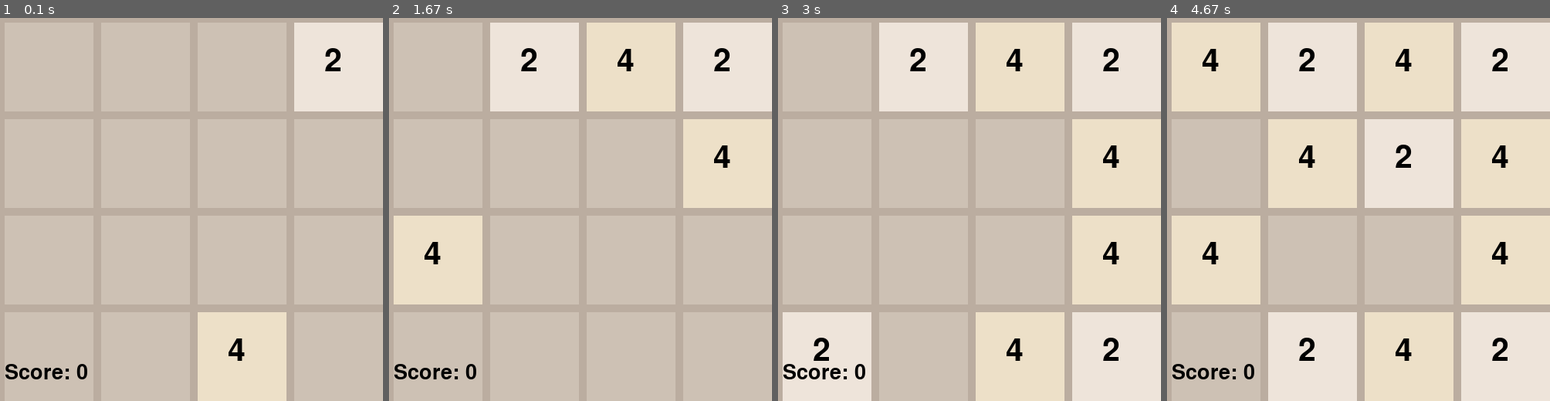
Above: before the commit, frames 1-4 (left to right).
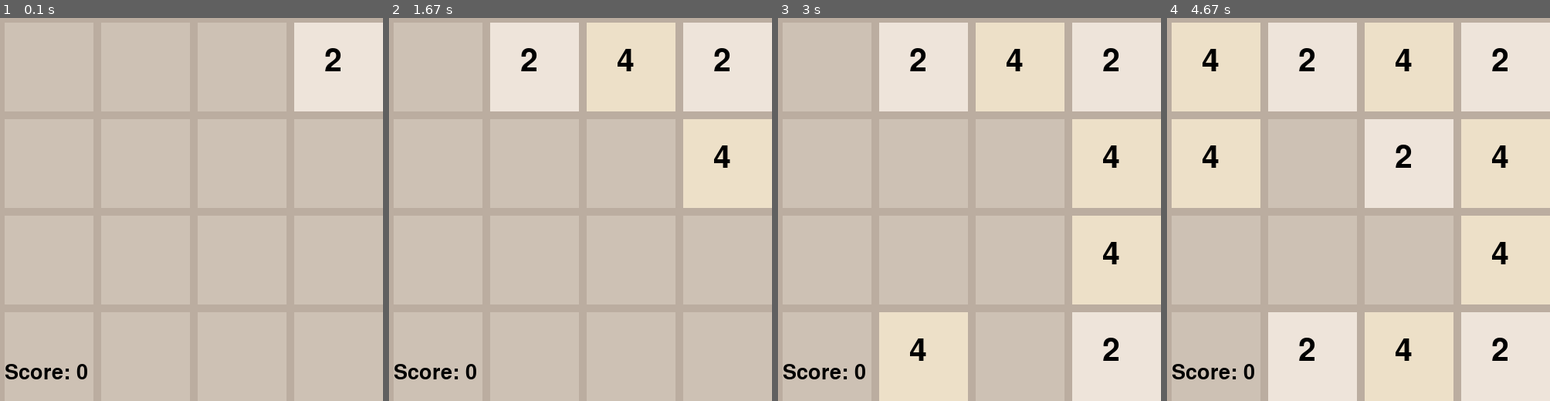
Above: after the commit, the same moments.

Repository: i0z0m/2048-pygame
Game: pygame game, started from src/2048_pygame/__main__.py
The game is run twice, just before and just after one commit, with the same random seed, the same clock (stepped at 60 frames per second) and the same inputs.
Inputs:
- Up to frame 1 (0.1 s): no input
- Up to frame 2 (1.67 s): hold Right 0.33-0.8 s; hold Up 0.83-1.13 s; hold Right 1.17-1.63 s
- Up to frame 3 (3 s): hold Right 1.67-2.2 s; hold Right 2.23-2.53 s; hold Right 2.57-2.97 s
- Up to frame 4 (4.67 s): hold Right 3-3.37 s; hold Right 3.4-4.03 s; hold Right 4.07-4.43 s; hold Right from 4.47 s (still down)

The runs differ from the first frame. In frame 1, 5.4% of the frame differs, in the area x 51-75%, y 76-100%; in frame 2, 5.4%; in frame 3, 16%; in frame 4, 16%, in the area x 1-50%, y 26-75%.

Commit message:
Remove unnecessary duplicates

Diff:
--- a/src/2048_pygame/__main__.py
+++ b/src/2048_pygame/__main__.py
@@ -90,7 +90,6 @@
 # ゲームの状態を初期化
 game_state = GameState()
 game_state.place_random_tile()
-game_state.place_random_tile()
 
 # ゲームループ
 running = True
